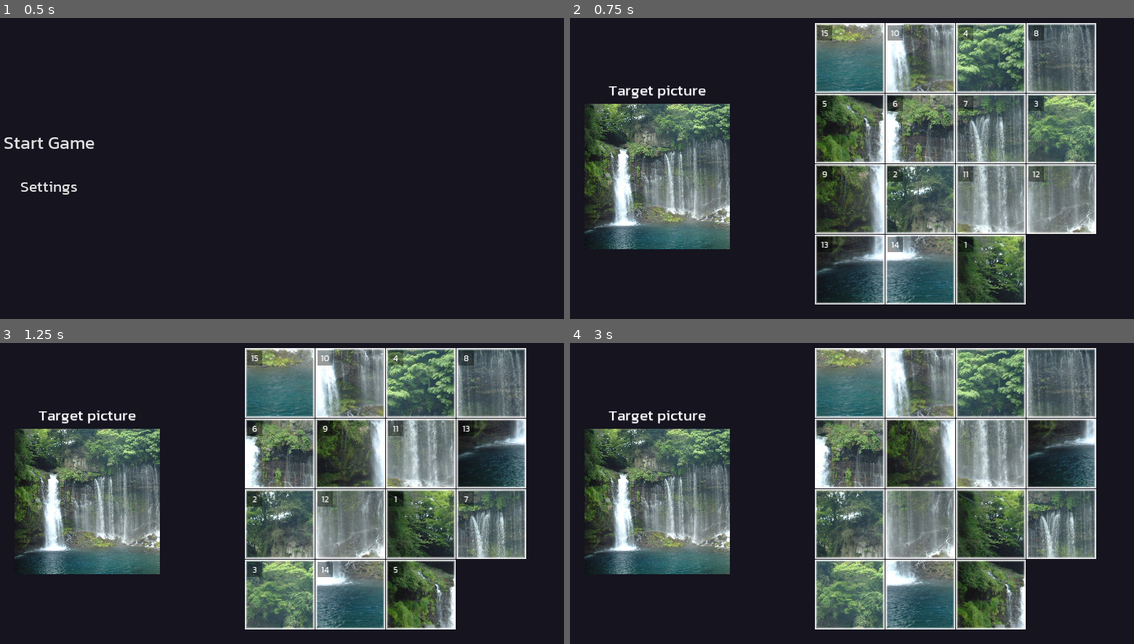
Above: before the commit, frames 1-4 (two rows, left to right).
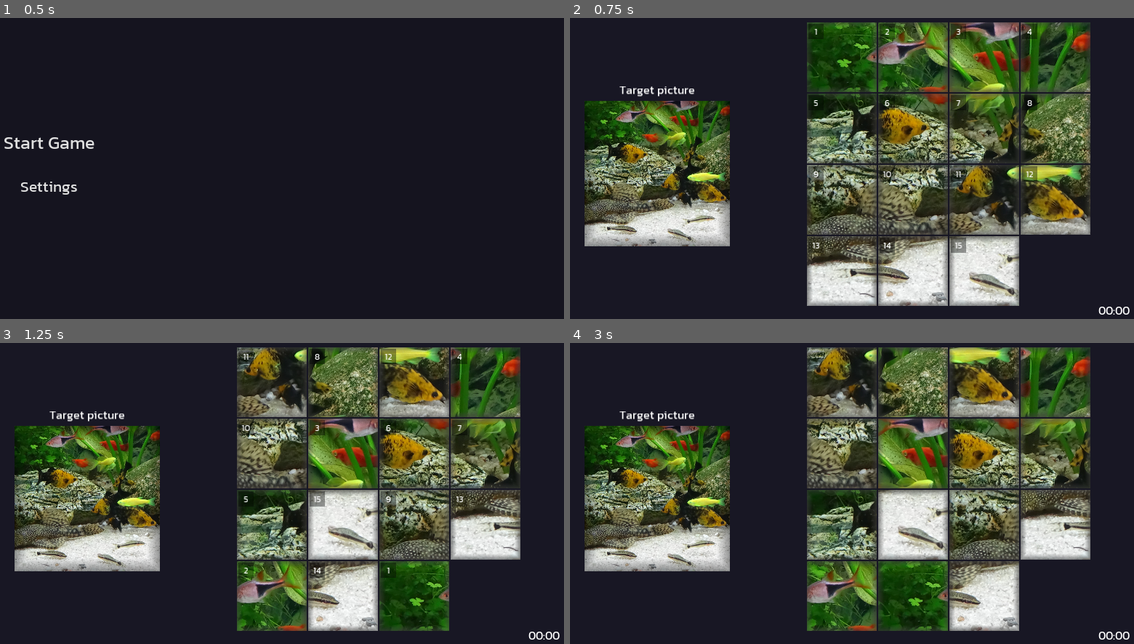
Above: after the commit, the same moments.

Repository: Yatchanek/PicturePuzzle
Game: Godot game, scene res://scenes/game_world.tscn
Same seed, same stepped clock (60 frames per second), same inputs: the game is played once before the commit and once after it. Sound files missing from this copy of the repository are replaced by a short silence.
Inputs (mouse positions are in pixels of both pictures, inside the frame that each line leads up to):
- Up to frame 1 (0.5 s): no input
- Up to frame 2 (0.75 s): click "Start Game" at 0.5 s
- Up to frame 3 (1.25 s): no input
- Up to frame 4 (3 s): tap Enter at 1.25 s; move the mouse to (976, 472) at 1.27 s; tap P at 1.35 s; click (976, 472) at 1.42 s; click (1009, 430) at 2 s; click "OK" at 2.75 s

Frame 1 is identical in both runs. In frame 2, 55% of the frame differs, in the area x 2-100%, y 1-99%; in frame 3, 55%; in frame 4, 55%.

Commit message:
Second Version

Diff:
--- a/scenes/game_world.tscn
+++ b/scenes/game_world.tscn
@@ -1,7 +1,9 @@
-[gd_scene load_steps=3 format=2]
+[gd_scene load_steps=5 format=2]
 
 [ext_resource path="res://scenes/hud.tscn" type="PackedScene" id=1]
 [ext_resource path="res://scripts/game_world.gd" type="Script" id=2]
+[ext_resource path="res://assets/misc/light.png" type="Texture" id=3]
+[ext_resource path="res://scripts/grid.gd" type="Script" id=4]
 
 [node name="GameWorld" type="Node2D"]
 script = ExtResource( 2 )
@@ -13,13 +15,30 @@
 anchor_right = 1.0
 anchor_bottom = 1.0
 mouse_filter = 2
-color = Color( 0.0823529, 0.0784314, 0.121569, 1 )
+color = Color( 0.09464, 0.0896, 0.14, 1 )
 __meta__ = {
 "_edit_use_anchors_": false
 }
 
 [node name="HUD" parent="." instance=ExtResource( 1 )]
 
-[node name="PictureContainer" type="Node2D" parent="."]
+[node name="GameLayer" type="CanvasLayer" parent="."]
+
+[node name="PictureContainer" type="Node2D" parent="GameLayer"]
+
+[node name="Light2D" type="Light2D" parent="."]
+visible = false
+position = Vector2( 1674, 445 )
+z_index = 100
+texture = ExtResource( 3 )
+texture_scale = 1.5
+mode = 2
+range_item_cull_mask = 2
 
 [node name="Tween" type="Tween" parent="."]
+
+[node name="Grid" type="TileMap" parent="."]
+format = 1
+script = ExtResource( 4 )
+
+[connection signal="shuffle_completed" from="Grid" to="." method="_on_Shuffle_completed"]
--- a/scenes/hud.tscn
+++ b/scenes/hud.tscn
@@ -13,6 +13,7 @@
 [ext_resource path="res://scripts/ui_control.gd" type="Script" id=11]
 [ext_resource path="res://assets/fonts/font_32.tres" type="DynamicFont" id=12]
 [ext_resource path="res://assets/fonts/font_50.tres" type="DynamicFont" id=13]
+[ext_resource path="res://scenes/reference_control.tscn" type="PackedScene" id=14]
 
 [sub_resource type="DynamicFont" id=1]
 size = 24
@@ -31,6 +32,22 @@
 __meta__ = {
 "_edit_use_anchors_": false
 }
+
+[node name="ReferenceContainer" type="MarginContainer" parent="UIControl"]
+visible = false
+anchor_bottom = 1.0
+margin_right = 480.0
+mouse_filter = 2
+custom_constants/margin_left = 80
+__meta__ = {
+"_edit_use_anchors_": false
+}
+
+[node name="ReferenceControl" parent="UIControl/ReferenceContainer" instance=ExtResource( 14 )]
+anchor_bottom = 0.0
+margin_left = 80.0
+margin_right = 480.0
+margin_bottom = 900.0
 
 [node name="TitleScreen" type="Control" parent="UIControl"]
 anchor_right = 1.0
@@ -254,10 +271,6 @@
 [node name="MarginContainer" type="MarginContainer" parent="UIControl/Settings/TabContainer/Video"]
 anchor_right = 1.0
 anchor_bottom = 1.0
-margin_left = 18.0
-margin_top = 3.0
-margin_right = 18.0
-margin_bottom = 3.0
 custom_constants/margin_right = 20
 custom_constants/margin_top = 20
 custom_constants/margin_left = 20
@@ -281,7 +294,7 @@
 text = "Fullscreen mode"
 
 [node name="FullscreenModeButton" type="CheckButton" parent="UIControl/Settings/TabContainer/Video/MarginContainer/GridContainer"]
-margin_left = 894.0
+margin_left = 888.0
 margin_right = 958.0
 margin_bottom = 64.0
 rect_min_size = Vector2( 0, 64 )
@@ -477,7 +490,6 @@
 }
 
 [node name="TimeLabelContainer" type="MarginContainer" parent="UIControl"]
-visible = false
 anchor_left = 1.0
 anchor_top = 1.0
 anchor_right = 1.0
@@ -494,51 +506,15 @@
 }
 
 [node name="TimeLabel" type="Label" parent="UIControl/TimeLabelContainer"]
-margin_left = 1464.0
-margin_top = 816.0
+visible = false
+margin_left = 1490.0
+margin_top = 831.0
 margin_right = 1580.0
 margin_bottom = 880.0
 size_flags_horizontal = 8
 size_flags_vertical = 8
-custom_fonts/font = ExtResource( 1 )
+custom_fonts/font = ExtResource( 12 )
 text = "00:00"
-
-[node name="ReferenceContainer" type="MarginContainer" parent="UIControl"]
-visible = false
-anchor_bottom = 1.0
-margin_right = 480.0
-mouse_filter = 2
-custom_constants/margin_left = 80
-__meta__ = {
-"_edit_use_anchors_": false
-}
-
-[node name="VBoxContainer" type="VBoxContainer" parent="UIControl/ReferenceContainer"]
-margin_left = 80.0
-margin_right = 480.0
-margin_bottom = 900.0
-alignment = 1
-
-[node name="Label" type="Label" parent="UIControl/ReferenceContainer/VBoxContainer"]
-margin_top = 216.0
-margin_right = 400.0
-margin_bottom = 280.0
-size_flags_vertical = 1
-custom_fonts/font = ExtResource( 1 )
-text = "Target picture"
-align = 1
-
-[node name="Reference" type="TextureRect" parent="UIControl/ReferenceContainer/VBoxContainer"]
-margin_top = 284.0
-margin_right = 400.0
-margin_bottom = 684.0
-rect_min_size = Vector2( 400, 400 )
-mouse_filter = 2
-expand = true
-stretch_mode = 6
-__meta__ = {
-"_edit_use_anchors_": false
-}
 
 [node name="NextQuitButtonContainer" type="MarginContainer" parent="UIControl"]
 visible = false
--- /dev/null
+++ b/scenes/reference_control.tscn
@@ -0,0 +1,36 @@
+[gd_scene load_steps=3 format=2]
+
+[ext_resource path="res://assets/fonts/font_32.tres" type="DynamicFont" id=1]
+[ext_resource path="res://assets/misc/frame_big.png" type="Texture" id=2]
+
+[node name="ReferenceControl" type="VBoxContainer"]
+anchor_bottom = 1.0
+margin_right = 400.0
+alignment = 1
+__meta__ = {
+"_edit_use_anchors_": false
+}
+
+[node name="Label" type="Label" parent="."]
+margin_top = 223.0
+margin_right = 400.0
+margin_bottom = 272.0
+custom_fonts/font = ExtResource( 1 )
+text = "Target picture"
+align = 1
+__meta__ = {
+"_edit_use_anchors_": false
+}
+
+[node name="Reference" type="TextureRect" parent="."]
+margin_top = 276.0
+margin_right = 400.0
+margin_bottom = 676.0
+rect_min_size = Vector2( 400, 400 )
+expand = true
+stretch_mode = 6
+
+[node name="Sprite" type="Sprite" parent="Reference"]
+modulate = Color( 0, 0, 0, 0.392157 )
+texture = ExtResource( 2 )
+centered = false
--- a/scenes/sounds.tscn
+++ b/scenes/sounds.tscn
@@ -29,3 +29,10 @@
 
 [node name="MusicPlayer" type="AudioStreamPlayer" parent="Music"]
 bus = "Music"
+
+[node name="Tween" type="Tween" parent="."]
+
+[node name="MusicTimer" type="Timer" parent="."]
+one_shot = true
+
+[connection signal="timeout" from="MusicTimer" to="." method="_on_MusicTimer_timeout"]
--- a/scenes/tile.tscn
+++ b/scenes/tile.tscn
@@ -1,8 +1,16 @@
-[gd_scene load_steps=5 format=2]
+[gd_scene load_steps=8 format=2]
 
 [ext_resource path="res://scripts/tile.gd" type="Script" id=1]
-[ext_resource path="res://assets/fonts/font_24.tres" type="DynamicFont" id=2]
-[ext_resource path="res://assets/misc/frame.png" type="Texture" id=3]
+[ext_resource path="res://assets/fonts/Kanit-Regular.ttf" type="DynamicFontData" id=2]
+[ext_resource path="res://assets/misc/frame_2.png" type="Texture" id=3]
+[ext_resource path="res://assets/misc/border.png" type="Texture" id=4]
+
+[sub_resource type="CanvasItemMaterial" id=3]
+
+[sub_resource type="DynamicFont" id=2]
+size = 1
+use_filter = true
+font_data = ExtResource( 2 )
 
 [sub_resource type="StyleBoxFlat" id=1]
 bg_color = Color( 0, 0, 0, 0.392157 )
@@ -23,17 +31,23 @@
 [node name="Pivot" type="Position2D" parent="."]
 
 [node name="TileSprite" type="Sprite" parent="Pivot"]
+light_mask = 2
 region_enabled = true
 
 [node name="Frame" type="Sprite" parent="Pivot/TileSprite"]
+modulate = Color( 0.243137, 0.243137, 0.243137, 0.588235 )
+material = SubResource( 3 )
 texture = ExtResource( 3 )
+
+[node name="Border" type="Sprite" parent="Pivot/TileSprite"]
+modulate = Color( 0.784314, 0.784314, 0.784314, 1 )
+texture = ExtResource( 4 )
 
 [node name="Label" type="Label" parent="."]
 margin_bottom = 3.0
 size_flags_horizontal = 4
-custom_fonts/font = ExtResource( 2 )
+custom_fonts/font = SubResource( 2 )
 custom_styles/normal = SubResource( 1 )
-text = "1"
 align = 1
 valign = 1
 __meta__ = {
--- /dev/null
+++ b/scenes/trail.tscn
@@ -0,0 +1,38 @@
+[gd_scene load_steps=5 format=2]
+
+[ext_resource path="res://assets/misc/star_06.png" type="Texture" id=1]
+[ext_resource path="res://scripts/trail.gd" type="Script" id=2]
+
+[sub_resource type="CanvasItemMaterial" id=1]
+blend_mode = 1
+
+[sub_resource type="Gradient" id=2]
+offsets = PoolRealArray( 0.472222, 1 )
+colors = PoolColorArray( 1, 1, 1, 1, 1, 1, 1, 0 )
+
+[node name="Trail" type="CPUParticles2D"]
+material = SubResource( 1 )
+emitting = false
+amount = 32
+lifetime = 0.25
+local_coords = false
+texture = ExtResource( 1 )
+emission_shape = 2
+emission_rect_extents = Vector2( 1, 1 )
+spread = 0.0
+gravity = Vector2( 0, 0 )
+initial_velocity = 250.0
+initial_velocity_random = 0.5
+angular_velocity = 106.67
+scale_amount = 0.05
+scale_amount_random = 0.05
+color_ramp = SubResource( 2 )
+hue_variation = 0.25
+hue_variation_random = 0.5
+script = ExtResource( 2 )
+
+[node name="Timer" type="Timer" parent="."]
+wait_time = 0.3
+autostart = true
+
+[connection signal="timeout" from="Timer" to="." method="_on_Timer_timeout"]
--- a/scripts/game_world.gd
+++ b/scripts/game_world.gd
@@ -2,19 +2,20 @@
 
 var firework_scene = preload("res://scenes/fireworks.tscn")
 
-onready var picture_container : Node = $PictureContainer
-onready var reference : Node = $HUD/UIControl/ReferenceContainer/VBoxContainer/Reference
+onready var picture_container : Node = $GameLayer/PictureContainer
+onready var reference : Node = $HUD/UIControl/ReferenceContainer/ReferenceControl/Reference
 onready var reference_container : Node = $HUD/UIControl/ReferenceContainer
 onready var tween : Node = $Tween
 onready var next_quit_buttons : Node = $HUD/UIControl/NextQuitButtonContainer
 onready var hud : Node = $HUD/UIControl
+onready var grid = $Grid
 
 var tile_scene : PackedScene = preload("res://scenes/tile.tscn")
 
 signal game_ended
 signal game_started
 
-var grid
+
 var can_move : bool
 var game_won : bool
 var current_picture : int
@@ -38,6 +39,7 @@
 				else:
 					hud.title_screen.show()
 					reference_container.hide()
+					next_quit_buttons.hide()
 					clear_board()
 
 	elif event is InputEventMouseButton:
@@ -50,7 +52,7 @@
 					var blank = grid.find_blank_neighbour(cell)
 					if blank != null:
 						can_move = false
-						grid.switch(cell, blank)
+						grid.switch(cell, blank, 0.25, true)
 
 			if event.button_index == BUTTON_RIGHT and Globals.enable_rotations:
 				if !game_won:
@@ -62,6 +64,7 @@
 func _ready():
 	Globals.connect("start_game", self, "load_picture")
 	Globals.connect("reference_display_toggled", self, "toggle_reference_display")
+	Globals.connect("toggle_labels", self, "toggle_label_hints")
 	hud.connect("next_picture", self, "_on_NextPictureButton_pressed")
 	hud.connect("quit_to_menu", self, "_on_QuitButton_pressed")
 	connect("game_started", Globals, "_on_Game_started")
@@ -80,9 +83,8 @@
 	hud.update_time_label(minutes, seconds)
 
 
-
 func load_picture():
-	for tile in $PictureContainer.get_children():
+	for tile in picture_container.get_children():
 		tile.queue_free()
 
 	randomize()
@@ -106,7 +108,7 @@
 	hud.reset_time_label()
 
 	if Globals.display_reference:
-		picture_container.position.x += 300
+		picture_container.position.x += 280
 		reference.texture = img
 		reference_container.show()
 
@@ -142,9 +144,8 @@
 	var tile_width = floor(clamp(image.get_width(), 0, 768) / grid_size)
 	var tile_height = floor(clamp(image.get_height(), 0, 768) / grid_size)
 
-	grid = Grid.new(grid_size)
+	grid.init(grid_size)
 	grid.set_cell_size(Vector2(tile_width + 5, tile_height + 5))
-	grid.connect("shuffle_completed", self, "_on_Shuffle_completed")
 
 	for i in range(grid_size):
 		for j in range(grid_size):
@@ -159,24 +160,42 @@
 			grid.map_cell(Vector2(i, j), tile)
 
 	picture_container.get_child(picture_container.get_children().size() - 1).hide()
+	yield(get_tree().create_timer(0.5), "timeout")
 	grid.shuffle()
 
 func clear_board():
-	for tile in $PictureContainer.get_children():
+	for tile in picture_container.get_children():
 		tile.queue_free()
 
 func toggle_reference_display():
 	if Globals.display_reference:
-		tween.interpolate_property(picture_container, "position:x", picture_container.position.x, picture_container.position.x + 300, 1, Tween.TRANS_BACK, Tween.EASE_IN_OUT)
+		tween.interpolate_property(picture_container, "position:x", picture_container.position.x, picture_container.position.x + 280, 1, Tween.TRANS_BACK, Tween.EASE_IN_OUT)
 		tween.start()
 		if Globals.game_in_progress:
 			reference_container.show()
 		if Globals.game_in_progress:
 			reference.texture = picture_container.get_child(0).sprite.texture
 	else:
-		tween.interpolate_property(picture_container, "position:x", picture_container.position.x, picture_container.position.x - 300, 1, Tween.TRANS_BACK, Tween.EASE_IN_OUT)
+		tween.interpolate_property(picture_container, "position:x", picture_container.position.x, picture_container.position.x - 280, 1, Tween.TRANS_BACK, Tween.EASE_IN_OUT)
 		tween.start()
 		reference_container.hide()
+
+func toggle_label_hints():
+	for tile in picture_container.get_children():
+		tile.label.visible = Globals.display_hints
+
+func launch_fireworks():
+	for _i in range (10 + randi() % 5):
+		var firework = firework_scene.instance()
+		picture_container.add_child(firework)
+		firework.global_position.x = rand_range(100, get_viewport().size.x - 100)
+		firework.global_position.y = rand_range(100, get_viewport().size.y - 100)
+		firework.emitting = true
+		yield(get_tree().create_timer(0.15), "timeout")
+
+	next_quit_buttons.show()
+	for button in get_tree().get_nodes_in_group("NextQuitButtons"):
+		button.disabled = false
 
 func _on_Tile_move_finished():
 	var win = grid.check_for_win()
@@ -184,20 +203,11 @@
 		can_move = true
 	else:
 		game_won = true
-		for _i in range (10 + randi() % 5):
-			var firework = firework_scene.instance()
-			add_child(firework)
-			firework.position.x = rand_range(100, get_viewport().size.x - 100)
-			firework.position.y = rand_range(100, get_viewport().size.y - 100)
-			firework.emitting = true
-			yield(get_tree().create_timer(0.15), "timeout")
+
+		launch_fireworks()
+
 		emit_signal("game_ended")
 
-		next_quit_buttons.show()
-		for button in get_tree().get_nodes_in_group("NextQuitButtons"):
-			button.disabled = false
-
-		can_move = true
 		set_process(false)
 
 
--- a/scripts/globals.gd
+++ b/scripts/globals.gd
@@ -1,12 +1,14 @@
 extends Node
 
 var GRID_SIZE = 4
-var GAP = 2
+var GAP = 4
 var default_pictures =[
 "res://assets/pictures/picture_01.jpg", "res://assets/pictures/picture_02.jpg",
 "res://assets/pictures/picture_03.jpg", "res://assets/pictures/picture_04.jpg",
 "res://assets/pictures/picture_05.jpg", "res://assets/pictures/picture_06.jpg",
-#"res://assets/pictures/picture_7.jpg", "res://assets/pictures/picture_8.jpg"
+"res://assets/pictures/picture_07.jpg", "res://assets/pictures/picture_08.jpg",
+"res://assets/pictures/picture_09.jpg", "res://assets/pictures/picture_10.jpg",
+"res://assets/pictures/picture_11.jpg", "res://assets/pictures/picture_12.jpg",
 ]
 var custom_pictures = []
 
@@ -19,6 +21,7 @@
 
 signal start_game
 signal reference_display_toggled
+signal toggle_labels
 
 func _ready():
 	var f = File.new()
@@ -32,8 +35,7 @@
 
 func set_hints_display(value):
 	display_hints = value
-	for tile in get_node("/root/GameWorld/PictureContainer").get_children():
-		tile.label.visible = value
+	emit_signal("toggle_labels")
 
 
 func set_reference_display(value):
--- a/scripts/grid.gd
+++ b/scripts/grid.gd
@@ -8,10 +8,14 @@
 var _directions : Array
 var _cell_mappings: Dictionary
 
-func _init(size):
+
+func init(size):
 	_size = size
+	_cell_mappings = {}
+	clear()
+
+func _ready():
 	_directions = [Vector2(0, -1), Vector2(1, 0), Vector2(0, 1), Vector2(-1, 0)]
-	_cell_mappings = {}
 
 
 func shuffle():
@@ -22,8 +26,8 @@
 		var a = Vector2(i % _size, floor(i / _size))
 		var b = Vector2(j % _size, floor(j / _size))
 
-		var switch = switch(a, b, 0.025)
-		yield(_cell_mappings[b].tween, "tween_all_completed")
+		switch(a, b, 0)
+		yield(get_tree(), "idle_frame")
 		if Globals.enable_rotations:
 			if randf() < 0.15:
 			 _cell_mappings[b].rotate_self(0)
@@ -31,17 +35,18 @@
 	if !is_solvable():
 		var a = Vector2(randi() % _size, randi() % _size)
 		var b = Vector2(randi() % _size, randi() % _size)
-		while a.x == b.x and a.y == b.y:
+		while (a.x == b.x and a.y == b.y) or _cell_mappings[a].index == 0 or _cell_mappings[b].index == 0:
+			a = Vector2(randi() % _size, randi() % _size)
 			b = Vector2(randi() % _size, randi() % _size)
 		switch(a, b, 0)
 
 	emit_signal("shuffle_completed")
 
-func switch(cell_one : Vector2, cell_two : Vector2, speed : float = 0.25) -> void:
+func switch(cell_one : Vector2, cell_two : Vector2, speed : float = 0.25, trail : bool = false) -> void:
 	var temp = _cell_mappings[cell_one]
 	var pos = temp.position
 
-	_cell_mappings[cell_one].move(_cell_mappings[cell_two].position, speed)
+	_cell_mappings[cell_one].move(_cell_mappings[cell_two].position, speed, trail)
 	_cell_mappings[cell_two].move(pos, speed)
 	_cell_mappings[cell_one] = _cell_mappings[cell_two]
 	_cell_mappings[cell_two] = temp
--- a/scripts/sounds.gd
+++ b/scripts/sounds.gd
@@ -1,15 +1,40 @@
 extends Node
 
-const SFX = [preload("res://assets/sounds/fw_01.ogg"), preload("res://assets/sounds/fw_05.ogg")]
+const SFX = [
+	preload("res://assets/sounds/fw_01.ogg"),
+	preload("res://assets/sounds/fw_05.ogg"),
+	preload("res://assets/sounds/slide.wav")
+]
+
+const MUSIC = [
+	preload("res://assets/sounds/music_1.mp3"),
+	preload("res://assets/sounds/music_2.mp3"),
+	preload("res://assets/sounds/music_3.mp3"),
+	preload("res://assets/sounds/music_4.mp3"),
+	preload("res://assets/sounds/music_5.mp3"),
+	preload("res://assets/sounds/music_6.mp3"),
+	preload("res://assets/sounds/music_7.mp3"),
+
+]
 
 onready var sfx = $Sfx
 onready var music = $Music
+onready var music_player = $Music/MusicPlayer
+onready var tween = $Tween
+onready var music_timer = $MusicTimer
+
+var current_track
+var previous_track
+var previous_volume
 
 enum {
 	FIREWORK_1,
-	FIREWORK_2
+	FIREWORK_2,
+	SLIDE
 }
 
+func _ready():
+	play_music()
 
 func play_effect(effect):
 	for channel in $Sfx.get_children():
@@ -17,6 +42,17 @@
 			channel.stream = SFX[effect]
 			channel.play()
 			break
+
+func play_music():
+	randomize()
+	previous_track = current_track
+	current_track = MUSIC[randi() % MUSIC.size()]
+	while current_track == previous_track:
+		current_track = MUSIC[randi() % MUSIC.size()]
+	music_player.stream = current_track
+	music_timer.wait_time = music_player.stream.get_length() - 2.0
+	music_player.play()
+	music_timer.start()
 
 func set_master_volume(value):
 	if value == -40:
@@ -38,3 +74,17 @@
 	else:
 		AudioServer.set_bus_mute(2, false)
 		AudioServer.set_bus_volume_db(2, value)
+
+func fade_out():
+	tween.interpolate_property(music_player, "volume_db", 0, -80, 2.0, Tween.TRANS_LINEAR, Tween.EASE_IN_OUT)
+	tween.start()
+
+func fade_in():
+	tween.interpolate_property(music_player, "volume_db", -80, 0, 2.0, Tween.TRANS_LINEAR, Tween.EASE_IN_OUT)
+	tween.start()
+
+func _on_MusicTimer_timeout():
+	fade_out()
+	yield(tween, "tween_completed")
+	play_music()
+	fade_in()
--- a/scripts/tile.gd
+++ b/scripts/tile.gd
@@ -1,10 +1,13 @@
 extends Node2D
+
+var trail_scene = preload("res://scenes/trail.tscn")
 
 onready var sprite = $Pivot/TileSprite
 onready var pivot = $Pivot
 onready var tween = $Tween
 onready var label = $Label
 onready var frame = $Pivot/TileSprite/Frame
+onready var border = $Pivot/TileSprite/Border
 
 var index : int
 var initial_index : int
@@ -24,7 +27,7 @@
 		label.text = value
 	label.rect_position = Vector2(w * 0.05 ,w * 0.05)
 	label.visible = Globals.display_hints
-	label.get("custom_fonts/font").set_size(clamp(96 / Globals.GRID_SIZE, 12, 24))
+
 	label.rect_size.x = label.rect_size.y
 
 func setup(image : Texture, grid_size: int, x: int, y: int) -> int:
@@ -39,24 +42,37 @@
 	w *= 768.0 / image.get_width()
 	h *= 768.0 / image.get_width()
 
+	label.get("custom_fonts/font").set_size(clamp(96 / Globals.GRID_SIZE, 12, 24))
+	call_deferred("set_label", str(index), w)
+
 	sprite.scale *= 768.0 / image.get_width()
 	initial_scale = sprite.scale
 	frame.scale *= w / 300.0 / sprite.scale.x
+	border.scale = frame.scale
 
-	set_label(str(index), w)
 	pivot.position = Vector2(w / 2 + Globals.GAP, h / 2 + Globals.GAP)
 	position = Vector2(x * (w + Globals.GAP), y * (h + Globals.GAP))
 	initial_index = index
 	return index
 
-func move(pos, speed):
+func move(pos, speed, trail : bool = false):
 	if speed > 0:
 		tween.interpolate_property(self, "position", position, pos, speed, Tween.TRANS_CUBIC, Tween.EASE_IN_OUT)
 		tween.start()
+		if trail:
+			var t = trail_scene.instance()
+			add_child(t)
+			move_child(t, 0)
+			t.direction = (position - pos).normalized()
+			t.position = pivot.position
+			t.emission_rect_extents = 0.8 * Vector2(sprite.region_rect.size.x * 0.5 * sprite.scale.x, sprite.region_rect.size.x * 0.5 * sprite.scale.x)
+			t.scale_amount *= (1 / Globals.GRID_SIZE)
+			t.amount -= Globals.GRID_SIZE
+			t.emitting = true
+		Sounds.play_effect(Sounds.SLIDE)
 	else:
 		position = pos
-		yield(get_tree(), "idle_frame")
-		return true
+
 
 func rotate_self(speed : float = 0.25):
 	if index != 0:
--- /dev/null
+++ b/scripts/trail.gd
@@ -0,0 +1,8 @@
+extends CPUParticles2D
+
+
+func _ready():
+	amount = int(rand_range(32, 64))
+
+func _on_Timer_timeout():
+	queue_free()
--- a/scripts/ui_control.gd
+++ b/scripts/ui_control.gd
@@ -1,6 +1,7 @@
 extends Control
 
 onready var settings_panel = $Settings
+onready var tab_container = $Settings/TabContainer
 onready var grid_size_slider = $Settings/TabContainer/Gameplay/MarginContainer/GridContainer/HBoxContainer/GridSizeSlider
 onready var hint_display_button = $Settings/TabContainer/Gameplay/MarginContainer/GridContainer/HintDisplayButton
 onready var reference_display_button = $Settings/TabContainer/Gameplay/MarginContainer/GridContainer/ReferenceDisplayButton2
@@ -70,6 +71,7 @@
 
 
 func _on_Settings_about_to_show():
+	tab_container.current_tab = 0
 	grid_size_slider = Globals.GRID_SIZE
 	hint_display_button.pressed = Globals.display_hints
 	reference_display_button.pressed = Globals.display_reference
Binary file added: assets/misc/border.png
Binary file added: assets/misc/frame_2.png
Binary file added: assets/misc/frame_big.png
Binary file added: assets/misc/frame_normal_map.png
Binary file added: assets/misc/light.png
Binary file added: assets/misc/star_06.png
Binary file added: assets/pictures/picture_08.jpg
Binary file added: assets/pictures/picture_09.jpg
Binary file added: assets/pictures/picture_10.jpg
Binary file added: assets/pictures/picture_11.jpg
Binary file added: assets/pictures/picture_12.jpg
Not shown: 1 places in scenes/hud.tscn that only renumber resources
(and 9 more such lines)
